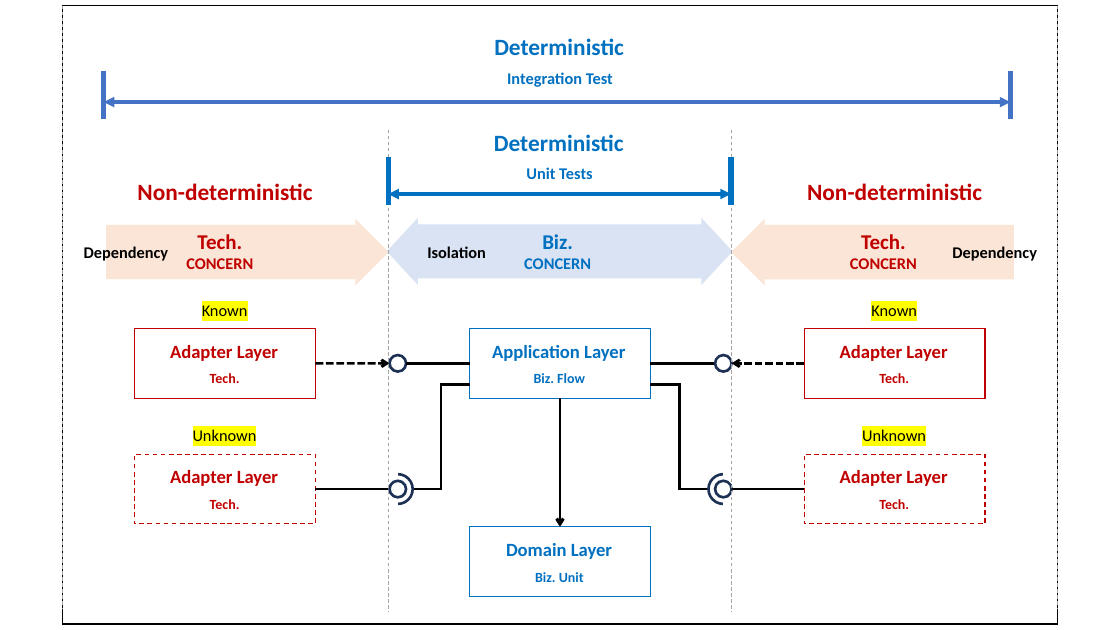
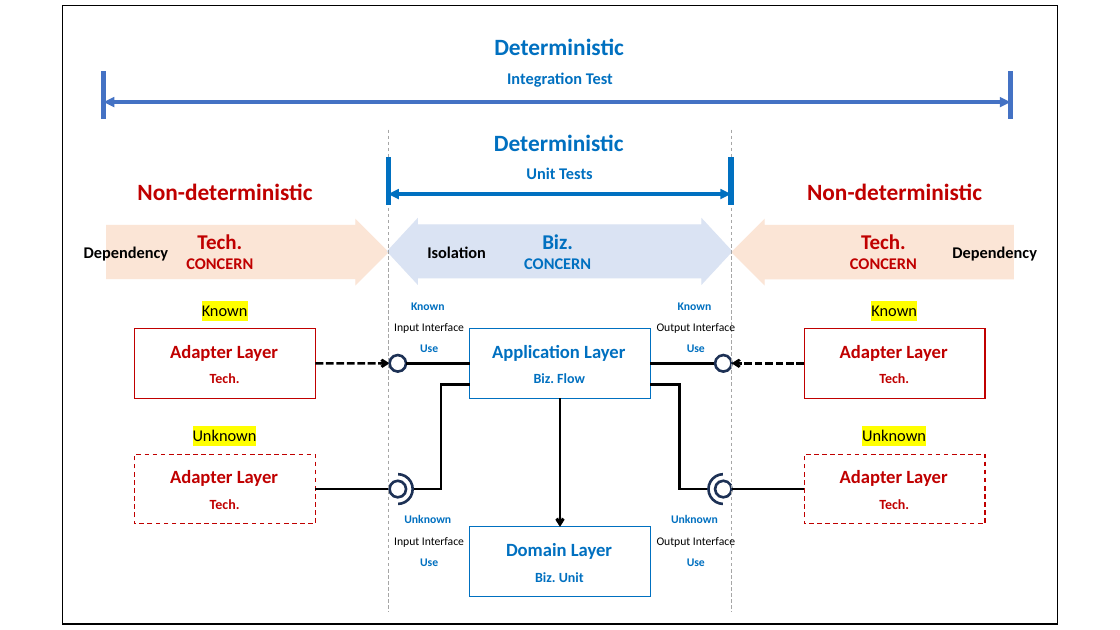
Before and after one commit to hhko/beyondcode, a slide deck: slide 15 of README.pptx (slide 14 before the commit). Drawn at 1120x630 pixels with LibreOffice and Linux fonts; fonts in the diff are those of the drawing. Boxes give left, top, right and bottom in pixels: in the first picture for what was removed or moved away, otherwise in the second. Text is boxed around its words. In the diff, an @@ line names an element or a change of style, - is before the commit and + after.

```diff
--- a/README.pptx
+++ b/README.pptx
@@ line removed from (62, 6) to (62, 608) @@
@@ line removed from (1058, 6) to (1058, 608) @@
@@ group added at (394, 302, 735, 566): 4 texts @@
+Unknown
+Output Interface
+Use
+Unknown
+Input Interface
+Use
+Known
+Output Interface
+Use
+Known
+Input Interface
+Use
```
Also in this commit, not shown: 17 other slides changed, 1 slide added, 20 other files.
